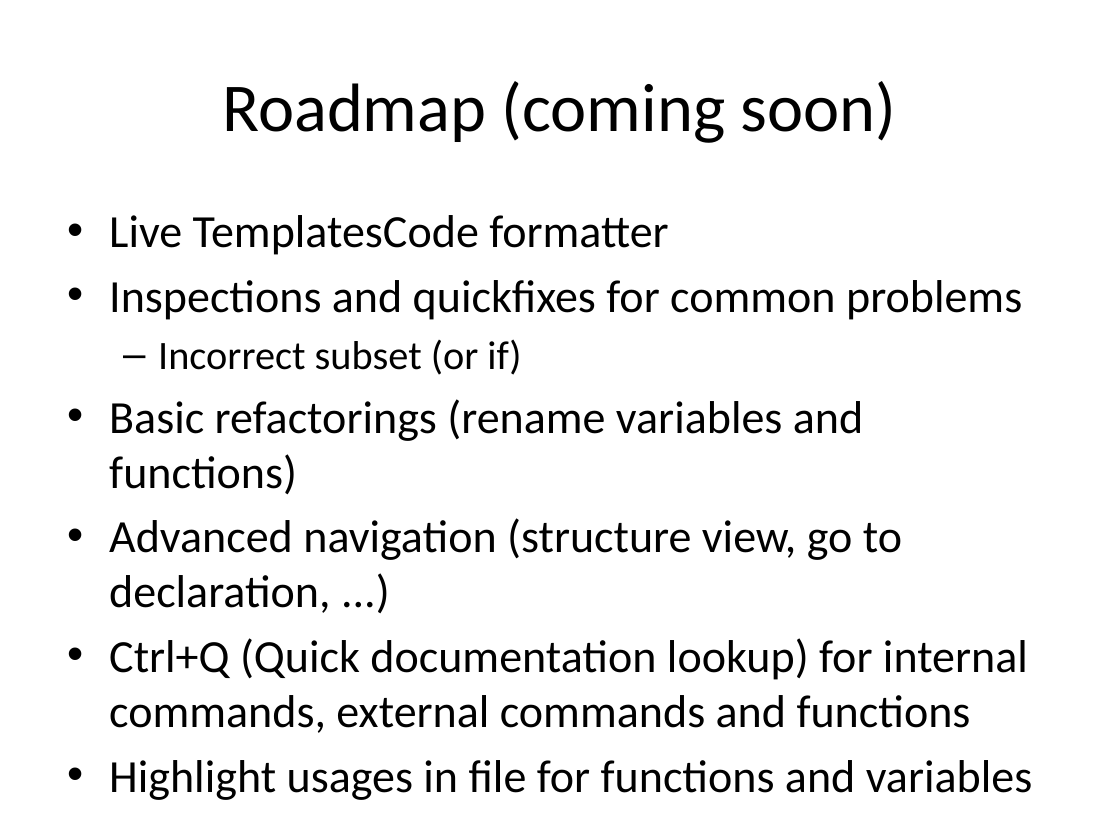
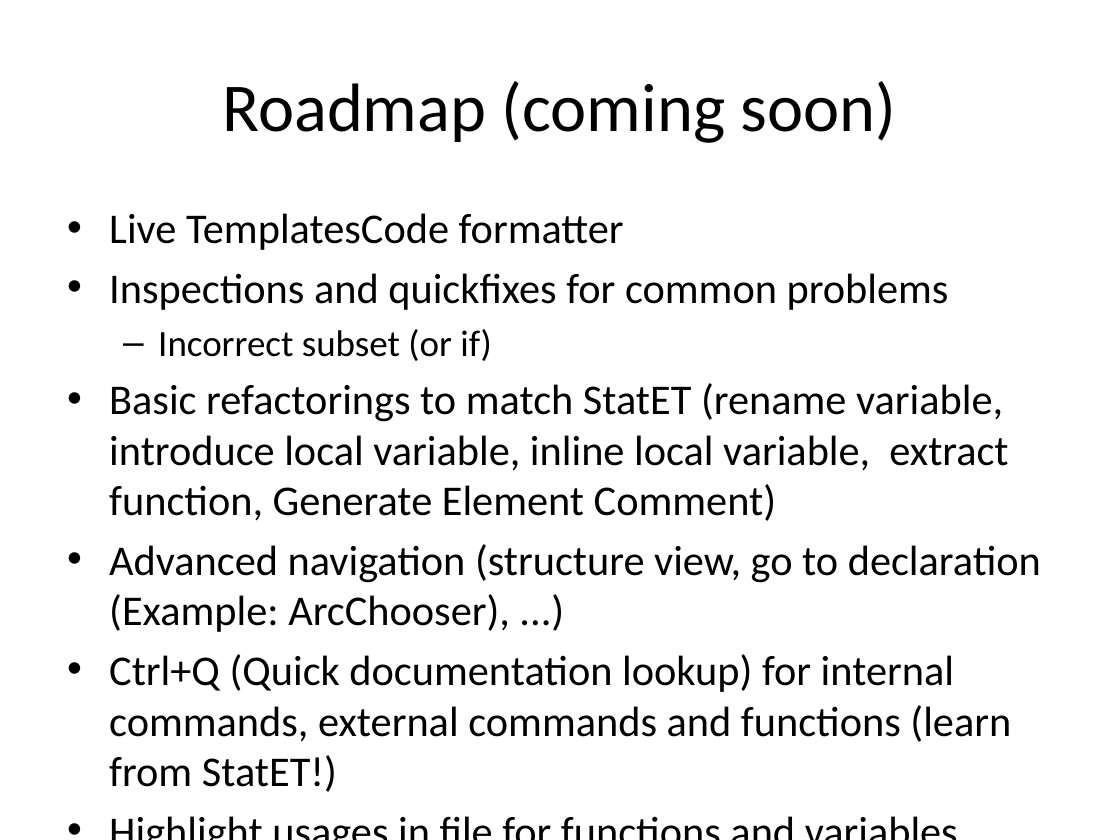
Before and after one commit to holgerbrandl/r4intellij, a slide deck: slide 5 of R4Intellij.pptx (slide 4 before the commit). Drawn at 1120x840 pixels with LibreOffice and Linux fonts; fonts in the diff are those of the drawing. Boxes give left, top, right and bottom in pixels: in the first picture for what was removed or moved away, otherwise in the second. Text is boxed around its words. In the diff, an @@ line names an element or a change of style, - is before the commit and + after.

```diff
--- a/R4Intellij.pptx
+++ b/R4Intellij.pptx
@@ text at box(109, 213, 949, 361): size 29.6 to 27.2 pt in "Live TemplatesCode formatter", "Inspections and quickfixes for common problems", "Highlight usages in file for functions and ..."; size 25.9 to 23.8 pt in "Incorrect subset (or if)" @@
@@ text at box(109, 383, 1041, 742): text changed; size 29.6 to 27.2 pt @@
-• Basic refactorings (rename variables and functions)
-• Advanced navigation (structure view, go to declaration, ...)
-• Ctrl+Q (Quick documentation lookup) for internal commands, external commands and functions
+• Basic refactorings to match StatET (rename variable, introduce local variable, inline local variable, extract function, Generate Element Comment)
+• Advanced navigation (structure view, go to declaration (Example: ArcChooser), ...)
+• Ctrl+Q (Quick documentation lookup) for internal commands, external commands and functions (learn from StatET!)
```
Also in this commit, not shown: 2 other slides changed, 3 slides added, 1 slide removed, 18 other files.
